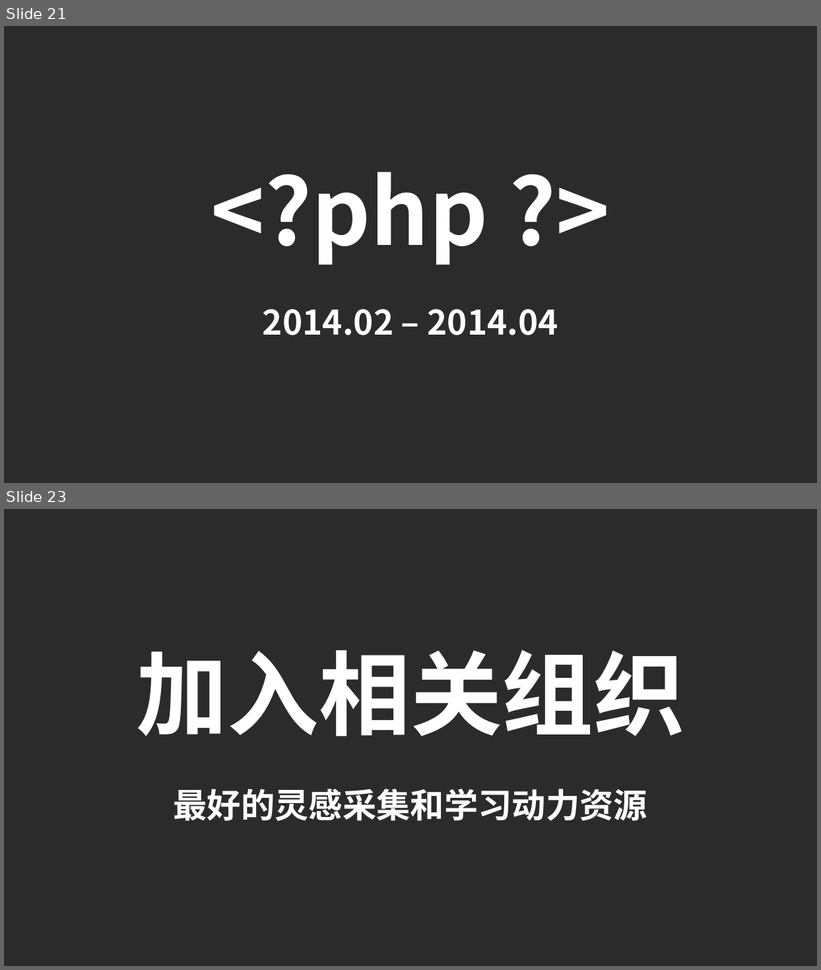
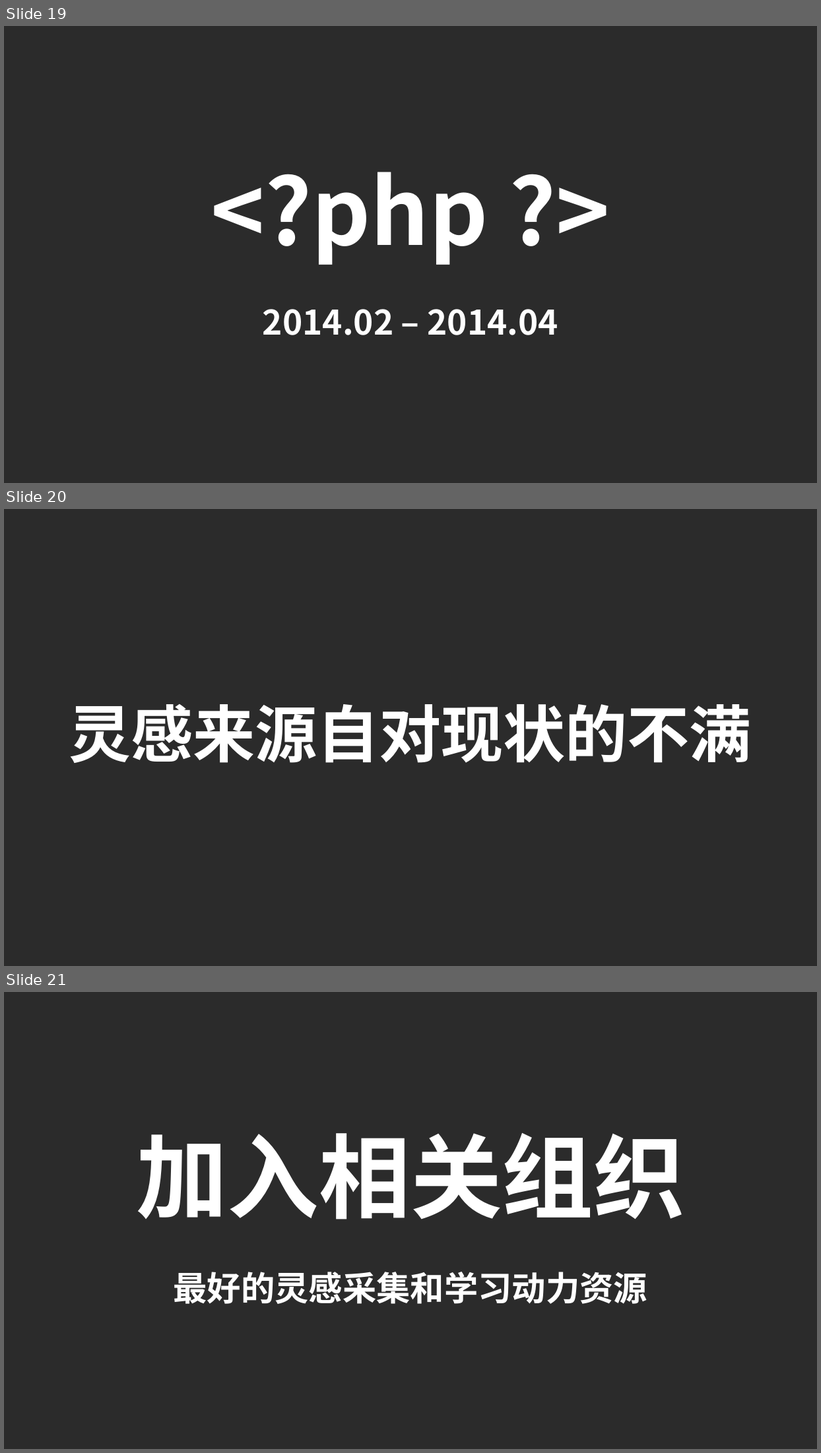
Before and after one commit to SUTFutureCoder/keynote_20141225, a slide deck: keynote2.ppt. Shown one above the other, each under a label of ours: slides 21 and 23 before the commit, slides 19, 20 and 21 after it; the slides between them are not shown. The pictures are 821x970 and 821x1453 pixels, drawn with LibreOffice and Linux fonts; fonts in the diff are those of the drawing; background and template pictures are left out; a plain dark background stands for a picture behind light text. Boxes give left, top, right and bottom in pixels: in the first picture for what was removed or moved away, otherwise in the second. Text is boxed around its words. In the diff, an @@ line names an element or a change of style, - is before the commit and + after.

```diff
--- a/keynote2.ppt
+++ b/keynote2.ppt
@@ slide 20 added at [4,509,817,966], background picture (left out) @@
@@ text added at [69,704,752,763], 55 pt, text #FFFFFF, bold @@
+灵感来源自对现状的不满
@@ what was slide 21 is now slide 19 @@
@@ what was slide 23 is now slide 21 @@
```
Also in this commit, not shown: 8 slides changed, 22 other slides added, 17 slides removed, 1 other file.
